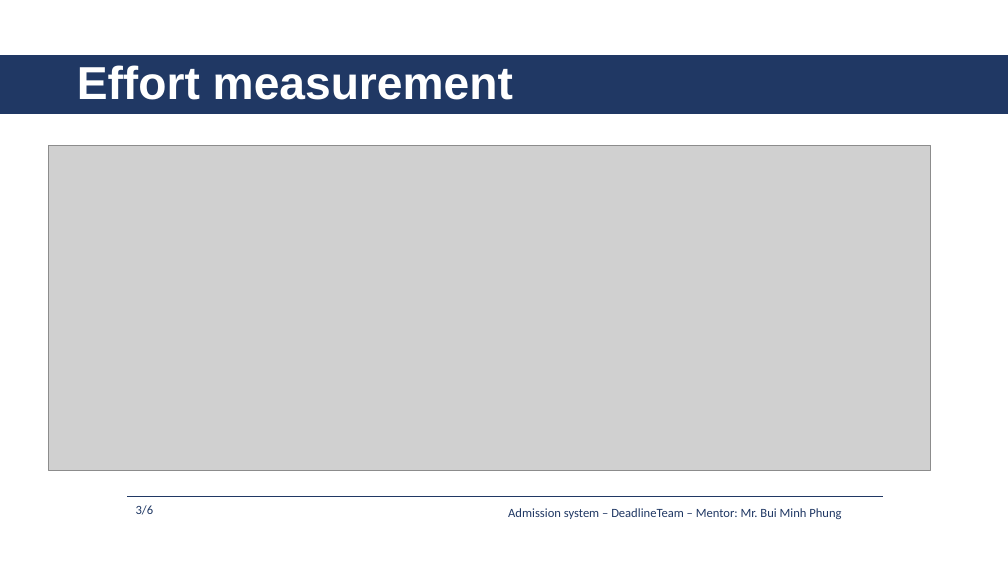
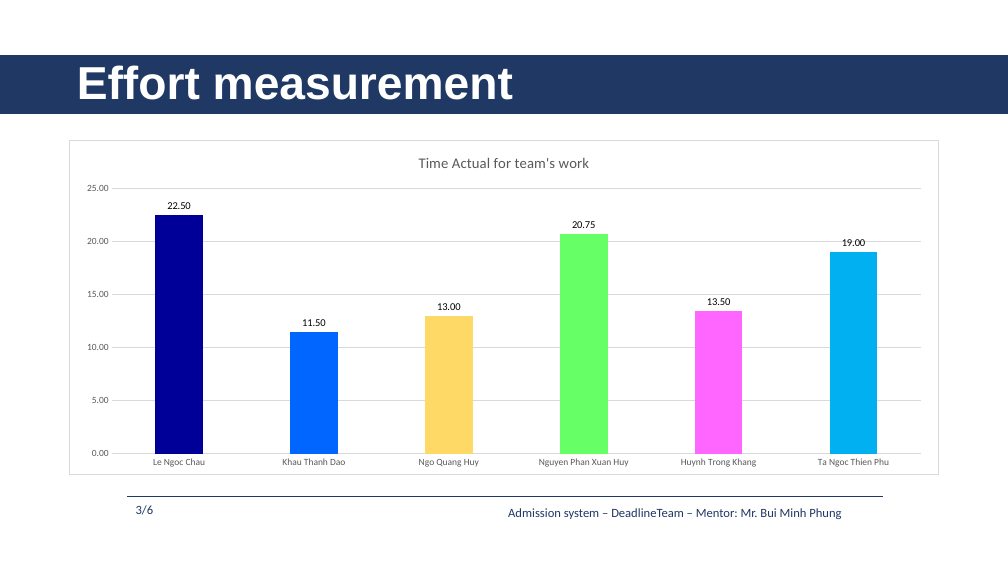
Before and after one commit to daotk/cap-deadline, a slide deck: slide 5 of 9. Presentation/AS_DeadlineTeam_Week10.pptx. Drawn at 1008x567 pixels with LibreOffice and Linux fonts; fonts in the diff are those of the drawing; grey boxes stand for pictures. Boxes give left, top, right and bottom in pixels: in the first picture for what was removed or moved away, otherwise in the second. Text is boxed around its words. In the diff, an @@ line names an element or a change of style, - is before the commit and + after.

```diff
--- a/9. Presentation/AS_DeadlineTeam_Week10.pptx
+++ b/9. Presentation/AS_DeadlineTeam_Week10.pptx
@@ picture removed at box(48, 145, 932, 470) @@
@@ column chart added at box(70, 140, 939, 475) @@
+title "Time Actual for team's work"
+categories: Le Ngoc Chau, Khau Thanh Dao, Ngo Quang Huy, Nguyen Phan Xuan Huy, Huynh Trong Khang, Ta Ngoc Thien Phu
+Series 1: 22.5, 11.5, 13, 20.75, 13.5, 19
```
